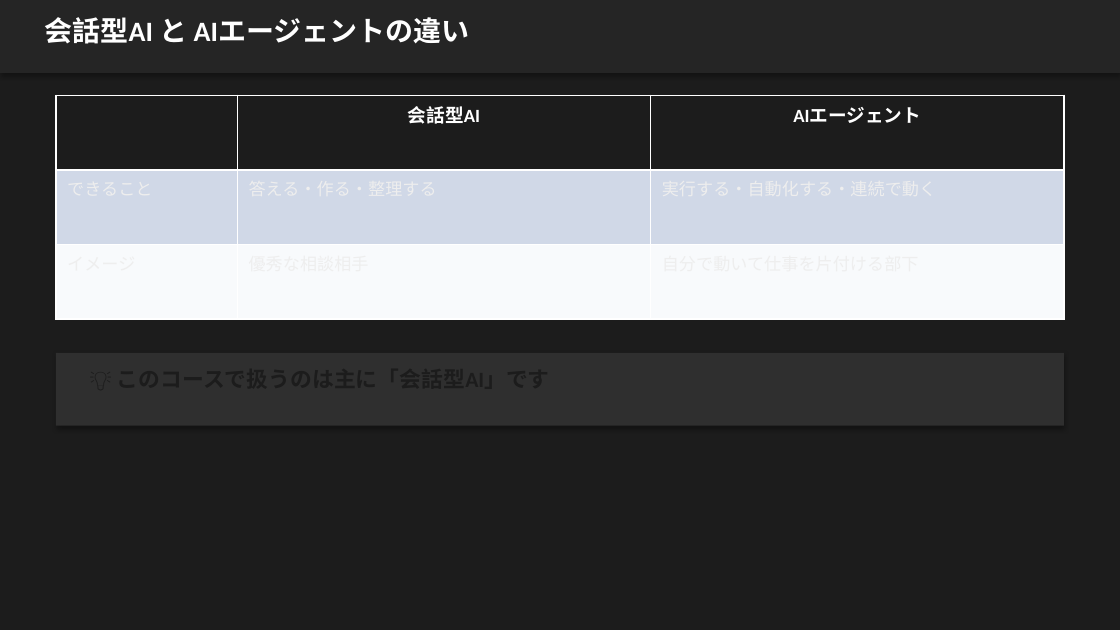
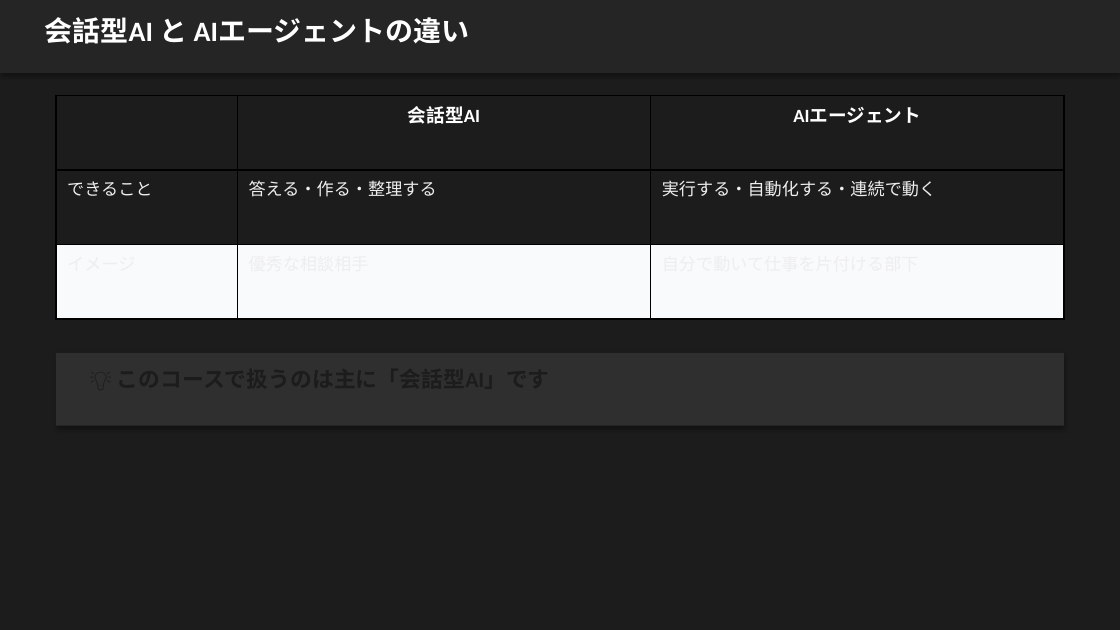
Before and after one commit to zatune-gif/kurashi-no-dodai-log, a slide deck: slide 5 of 00-01_han-ai/training-materials/course01_AI活用知識編.pptx. Drawn at 1120x630 pixels with LibreOffice and Linux fonts; fonts in the diff are those of the drawing. Boxes give left, top, right and bottom in pixels: in the first picture for what was removed or moved away, otherwise in the second. Text is boxed around its words. In the diff, an @@ line names an element or a change of style, - is before the commit and + after.

```diff
--- a/00-01_han-ai/training-materials/course01_AI活用知識編.pptx
+++ b/00-01_han-ai/training-materials/course01_AI活用知識編.pptx
@@ table at [56,95,1064,319] @@
@@ fill #D0D8E8 to none in row 2 @@
@@ borders changed @@
```
Also in this commit, not shown: 13 other slides changed, 4 other files.
